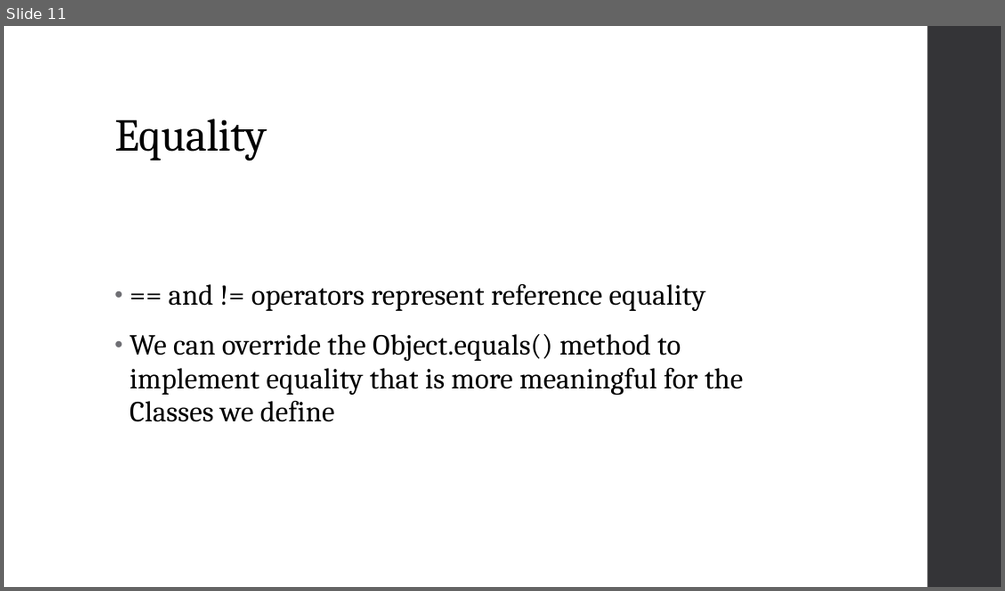
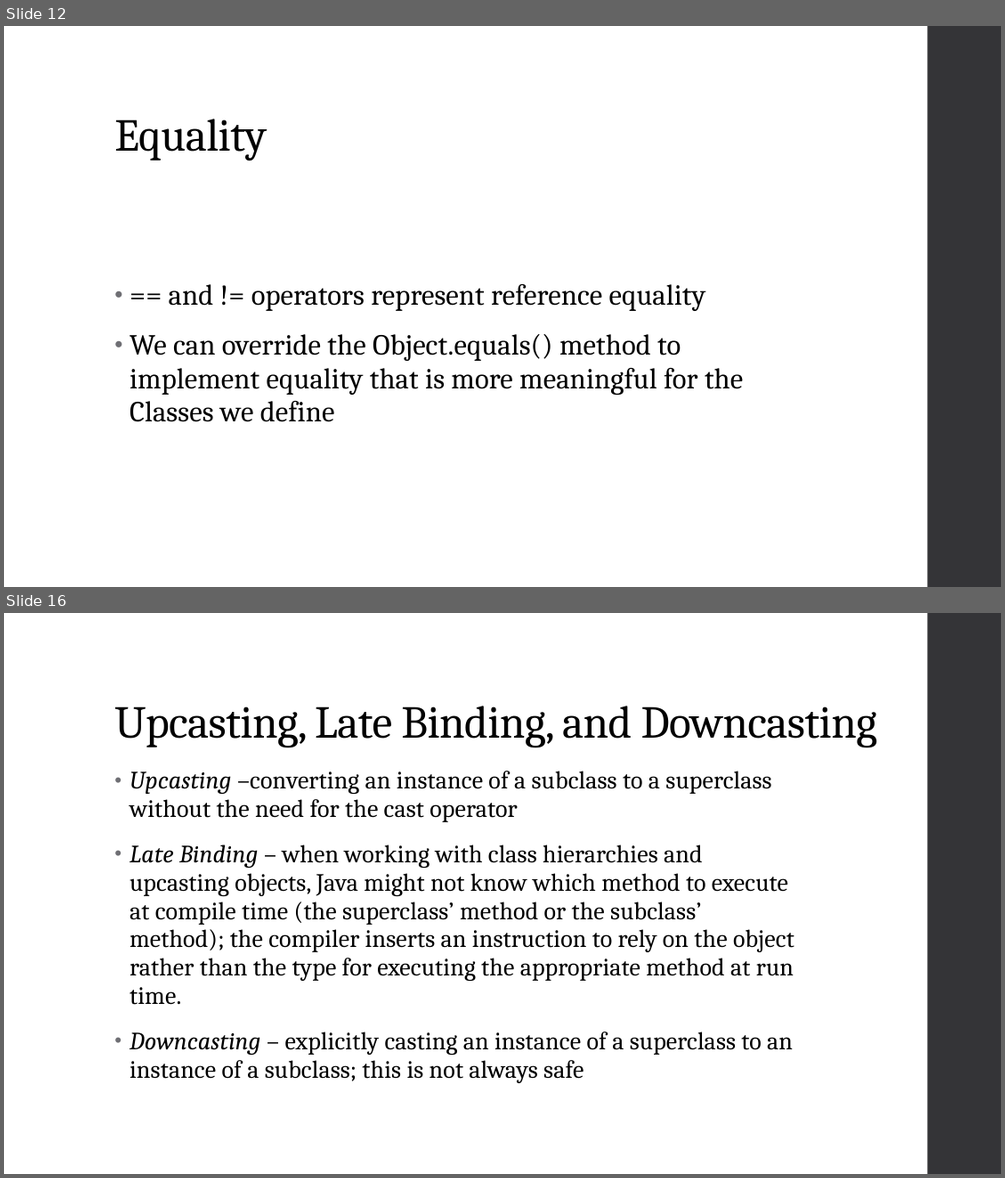
Before and after one commit to zarthur/CSCC-Fundamentals-Android-Notes, a slide deck: week_07_08/week_07_08.pptx. Shown one above the other, each under a label of ours: slide 11 before the commit, slides 12 and 16 after it; the slides between them are not shown. The pictures are 1005x591 and 1005x1178 pixels, drawn with LibreOffice and Linux fonts; fonts in the diff are those of the drawing. Boxes give left, top, right and bottom in pixels: in the first picture for what was removed or moved away, otherwise in the second. Text is boxed around its words. In the diff, an @@ line names an element or a change of style, - is before the commit and + after.

```diff
--- a/week_07_08/week_07_08.pptx
+++ b/week_07_08/week_07_08.pptx
@@ slide 16 added at (x1=4, y1=613, x2=1001, y2=1174), background #FFFFFF; not listed: 1 template element that a slide beside it also shows @@
@@ title added at (x1=114, y1=706, x2=877, y2=747), 44 pt, text #000000 @@
+Upcasting, Late Binding, and Downcasting
@@ text added at (x1=129, y1=771, x2=794, y2=1083), 24 pt, text #000000 @@
+• Upcasting –converting an instance of a subclass to a superclass without the need for the cast operator
+• Late Binding – when working with class hierarchies and upcasting objects, Java might not know which method to execute at compile time (the superclass’ method or the subclass’ method); the compiler inserts an instruction to rely on the object rather than the type for executing the appropriate method at run time.
+• Downcasting – explicitly casting an instance of a superclass to an instance of a subclass; this is not always safe
@@ what was slide 11 is now slide 12 @@
```
Also in this commit, not shown: 4 other slides added.
